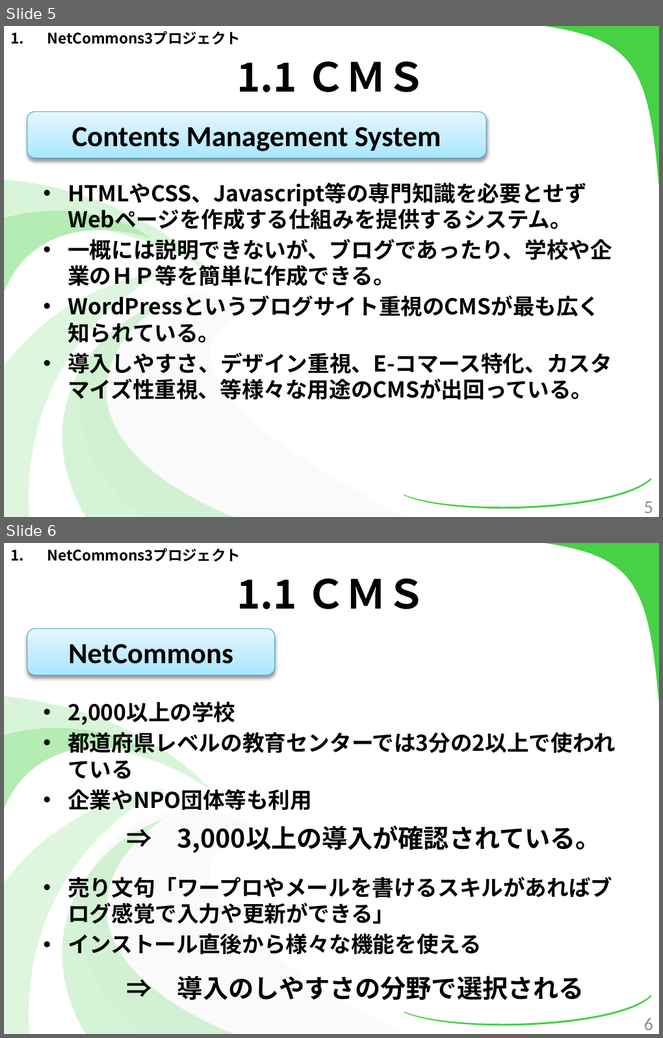
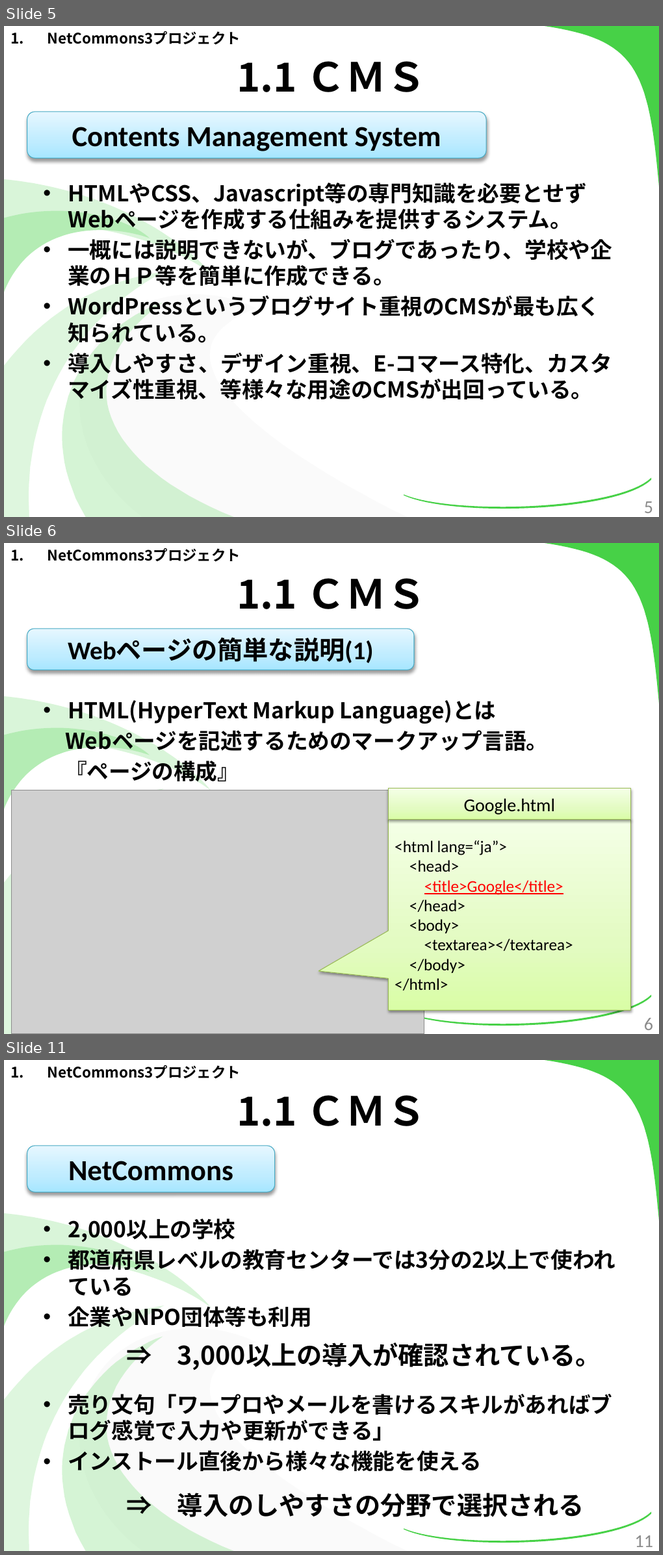
Before and after one commit to kotaro0717/Report-Management, a slide deck: PowerPoint/report_hokada.pptx. Shown one above the other, each under a label of ours: slides 5 and 6 before the commit, slides 5, 6 and 11 after it; the slides between them are not shown. The pictures are 663x1038 and 663x1555 pixels, drawn with LibreOffice and Linux fonts; fonts in the diff are those of the drawing; grey boxes stand for pictures. Boxes give left, top, right and bottom in pixels: in the first picture for what was removed or moved away, otherwise in the second. Text is boxed around its words. In the diff, an @@ line names an element or a change of style, - is before the commit and + after.

Commit message:
パワポWebページの説明追加中

```diff
--- a/PowerPoint/report_hokada.pptx
+++ b/PowerPoint/report_hokada.pptx
@@ slide 6 added at (4, 543, 659, 1034), background #FFFFFF; not listed: 7 template elements that a slide beside it also shows @@
@@ text added at (48, 548, 241, 562), 16 pt, text #000000, bold @@
+1. NetCommons3プロジェクト
@@ title added at (237, 578, 426, 609), 44 pt, text #000000, bold @@
+1.1 ＣＭＳ
@@ rounded rectangle added at (27, 629, 414, 670), fill gradient #A7E6FF to #C1EDFF to #E7F8FF, outline #46AAC5 0.75 pt, 28 pt, text #000000, bold @@
+Webページの簡単な説明(1)
@@ text added at (65, 700, 548, 782), 24 pt, text #000000, bold @@
+• HTML(HyperText Markup Language)とは
+Webページを記述するためのマークアップ言語。
+『ページの構成』
@@ picture added at (12, 791, 425, 1034) @@
@@ rectangle added at (389, 789, 631, 819), fill gradient #DAFDA7 to #E4FCC2 to #F5FFE7, outline #98B955 0.75 pt, 20 pt, text #000000 @@
+Google.html
@@ speech box added at (389, 819, 631, 1010), fill gradient #DAFDA7 to #E4FCC2 to #F5FFE7, outline #98B955 0.75 pt, 18 pt, text #000000 @@
+<html lang=“ja”>
+<head>
+<title>Google</title>
+</head>
+<body>
+<textarea></textarea>
+</body>
+</html>
@@ page number added at (644, 1018, 653, 1031), 20 pt, text #8C8C8C @@
+6
@@ what was slide 6 is now slide 11 @@
@@ page number at (635, 1536, 653, 1548): text changed @@
-6
+11
```
Also in this commit, not shown: 2 slides changed, 4 other slides added.
